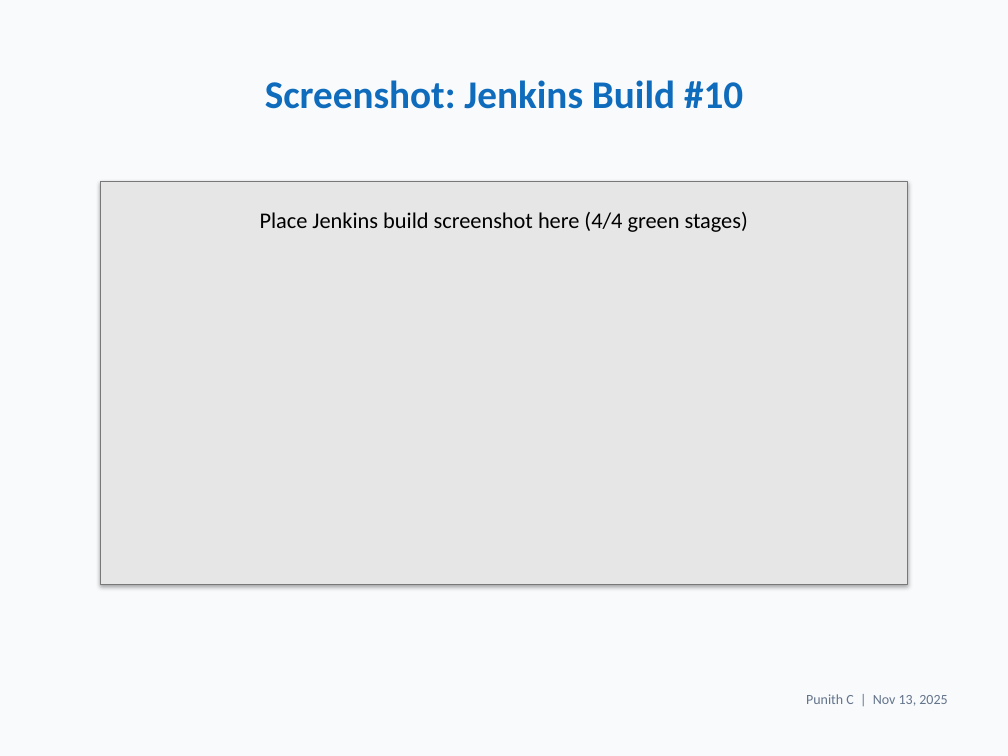
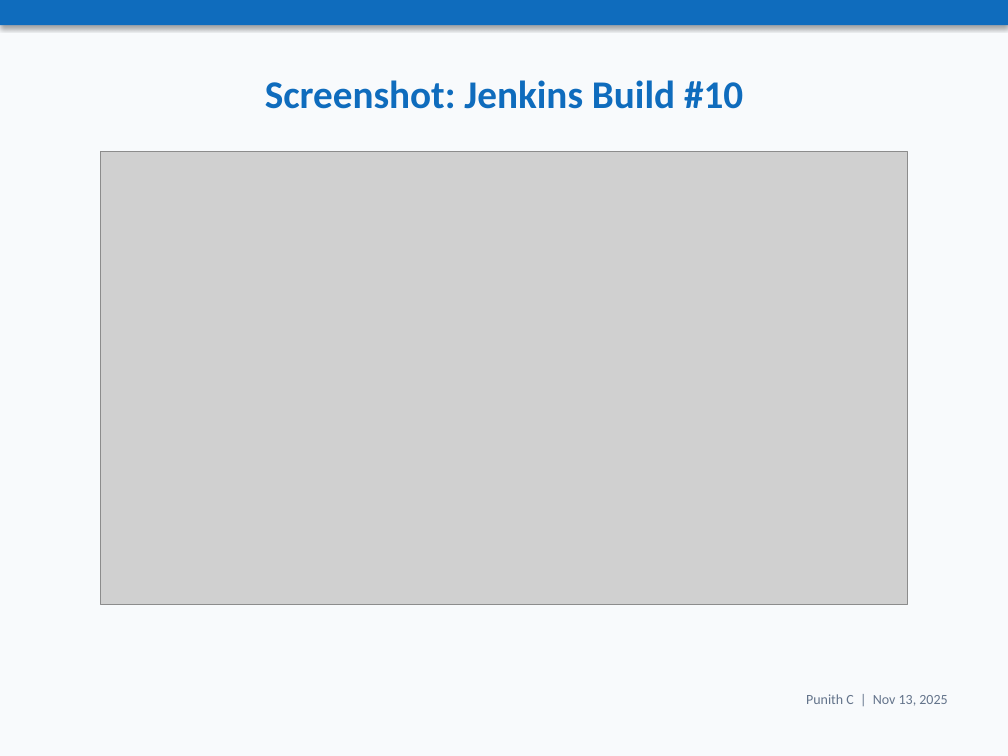
Before and after one commit to Punith968/simple-webapp-jenkins-ci-cd, a slide deck: slide 15 of simple-webapp-jenkins-ci-cd/project_presentation.pptx. Drawn at 1008x756 pixels with LibreOffice and Linux fonts; fonts in the diff are those of the drawing; grey boxes stand for pictures. Boxes give left, top, right and bottom in pixels: in the first picture for what was removed or moved away, otherwise in the second. Text is boxed around its words. In the diff, an @@ line names an element or a change of style, - is before the commit and + after.

Commit message:
Add short deck, placeholder screenshots, theme improvements, and PDF exports

```diff
--- a/simple-webapp-jenkins-ci-cd/project_presentation.pptx
+++ b/simple-webapp-jenkins-ci-cd/project_presentation.pptx
@@ rectangle: place and size @@
-rectangle at box(101, 181, 907, 585)
+rectangle at box(0, 0, 1008, 25)
@@ rectangle at box(0, 0, 1008, 25): fill #E6E6E6 to #0F6CBD; outline #787878 0.75 pt to none @@
@@ picture added at box(101, 151, 907, 605) @@
@@ text removed at box(260, 212, 748, 232) @@
-Place Jenkins build screenshot here (4/4 green stages)
```
Also in this commit, not shown: 17 other slides changed, 10 other files.
